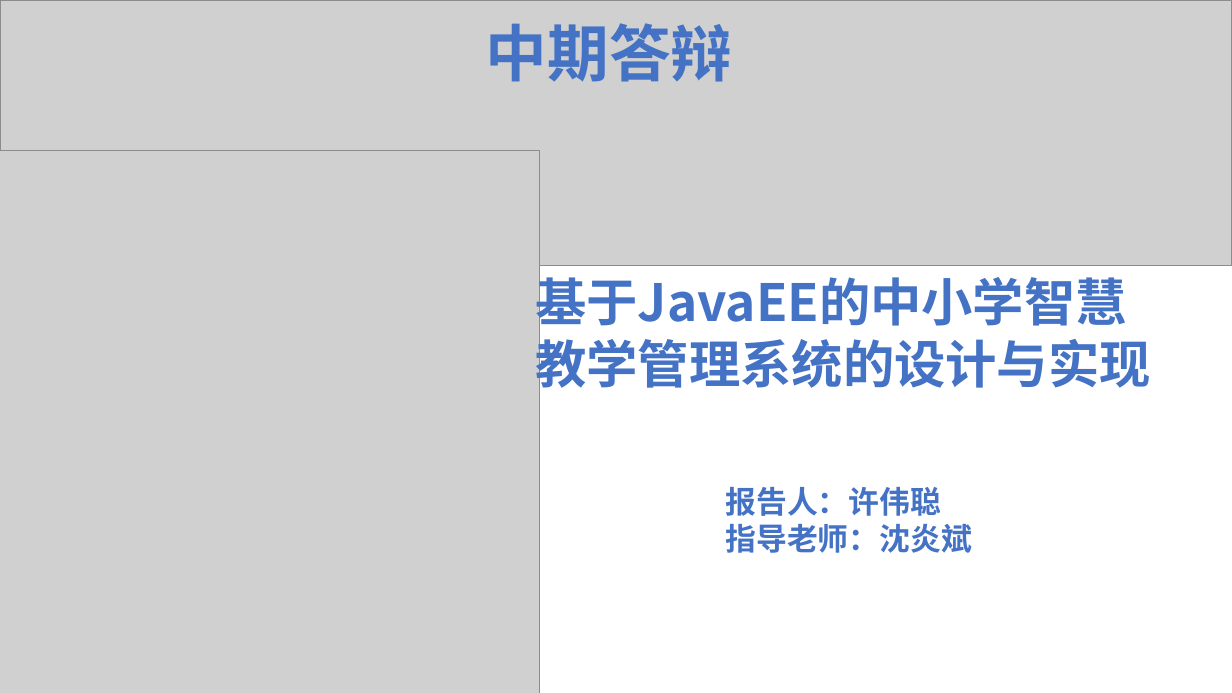
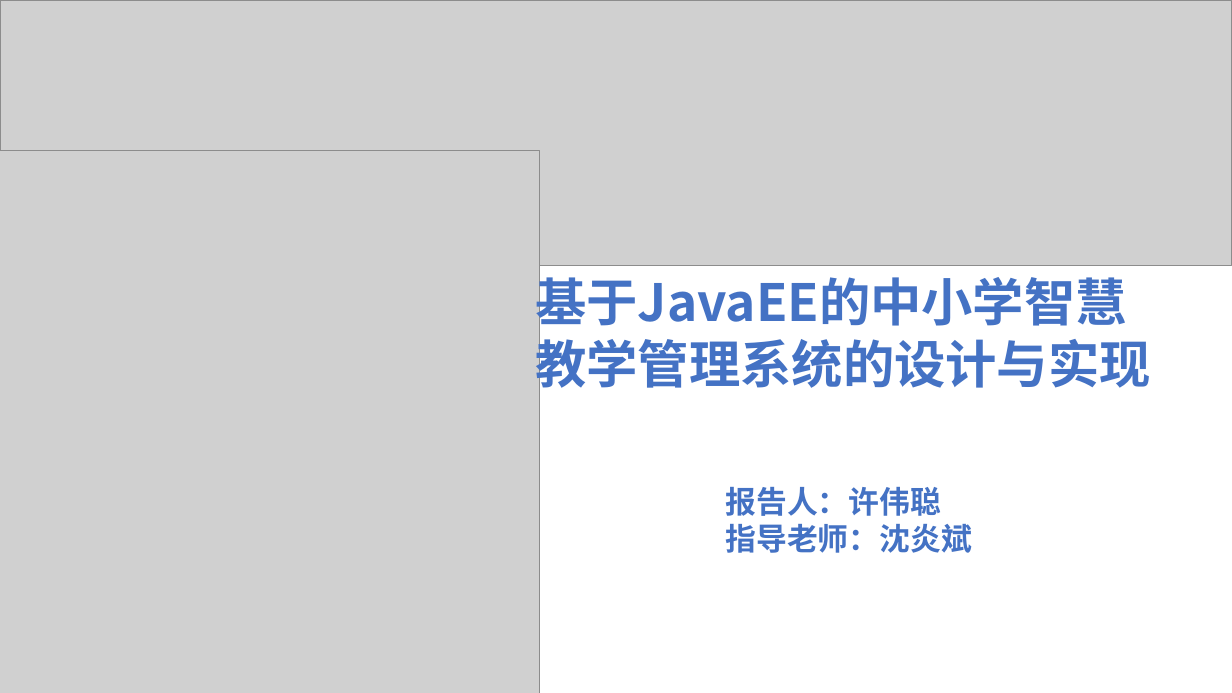
Before and after one commit to HolyShiftt/teach, a slide deck: slide 1 of document/中期答辩.pptx. Drawn at 1232x693 pixels with LibreOffice and Linux fonts; fonts in the diff are those of the drawing; grey boxes stand for pictures; background and template pictures are left out. Boxes give left, top, right and bottom in pixels: in the first picture for what was removed or moved away, otherwise in the second. Text is boxed around its words. In the diff, an @@ line names an element or a change of style, - is before the commit and + after.

```diff
--- a/document/中期答辩.pptx
+++ b/document/中期答辩.pptx
@@ text removed at <box>486,23,732,82</box> @@
-中期答辩
```
Also in this commit, not shown: 1 other slide changed, 8 slides added, 3 slides removed, 4 other files.
